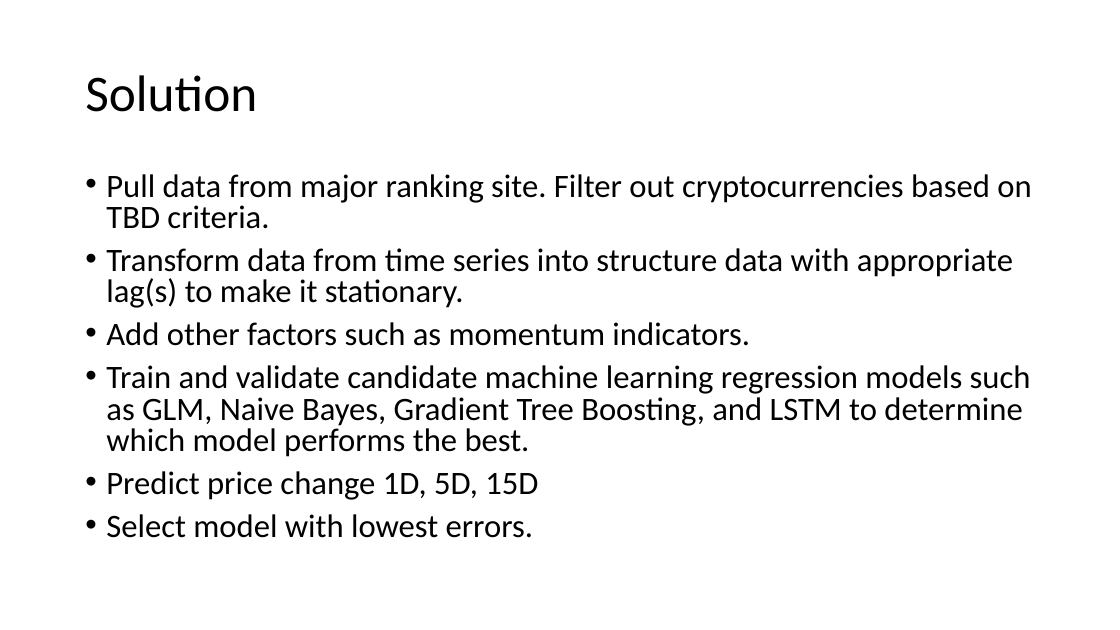
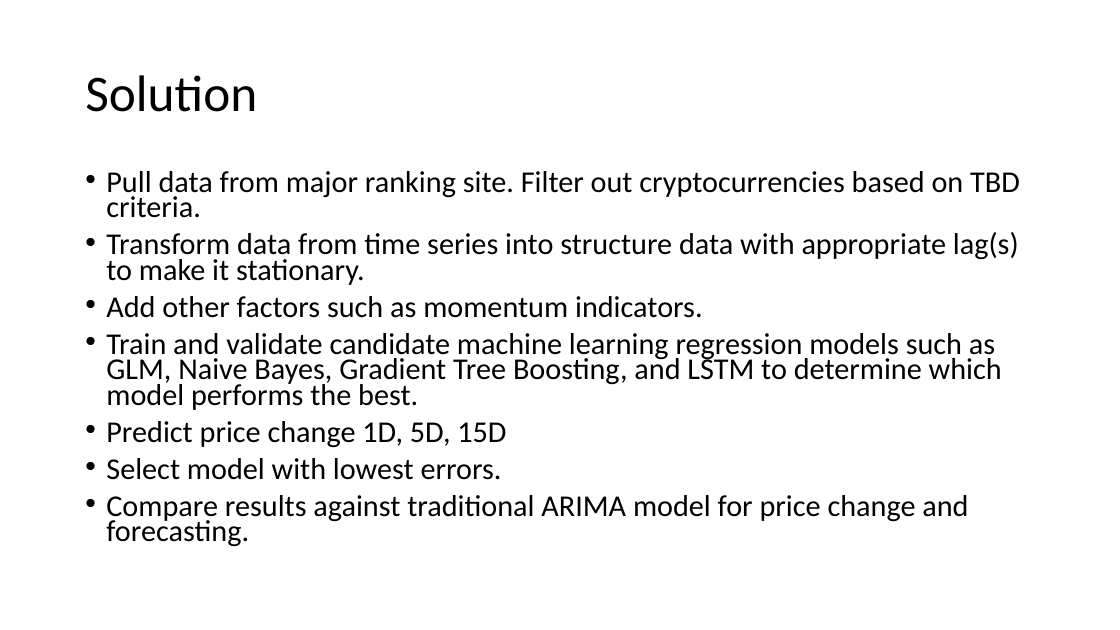
Before and after one commit to pwidhalm/capstone, a slide deck: slide 4 of presentation/ProblemMotivationSolution-matt_pw.pptx. Drawn at 1120x630 pixels with LibreOffice and Linux fonts; fonts in the diff are those of the drawing. Boxes give left, top, right and bottom in pixels: in the first picture for what was removed or moved away, otherwise in the second. Text is boxed around its words. In the diff, an @@ line names an element or a change of style, - is before the commit and + after.

Commit message:
added in ARIMA for sanity check

```diff
--- a/presentation/ProblemMotivationSolution-matt_pw.pptx
+++ b/presentation/ProblemMotivationSolution-matt_pw.pptx
@@ text at (x1=106, y1=171, x2=1020, y2=480): size 28 to 25.9 pt in "Pull data from major ranking site. Filter ...", "Transform data from time series into structure ...", "Add other factors such as momentum indicators.", "Train and validate candidate machine learning regression ..." and 2 more places; line spacing 0.8 to 0.7 @@
@@ text at (x1=106, y1=495, x2=968, y2=547): paragraph added @@
+• Compare results against traditional ARIMA model for price change and forecasting.
```
